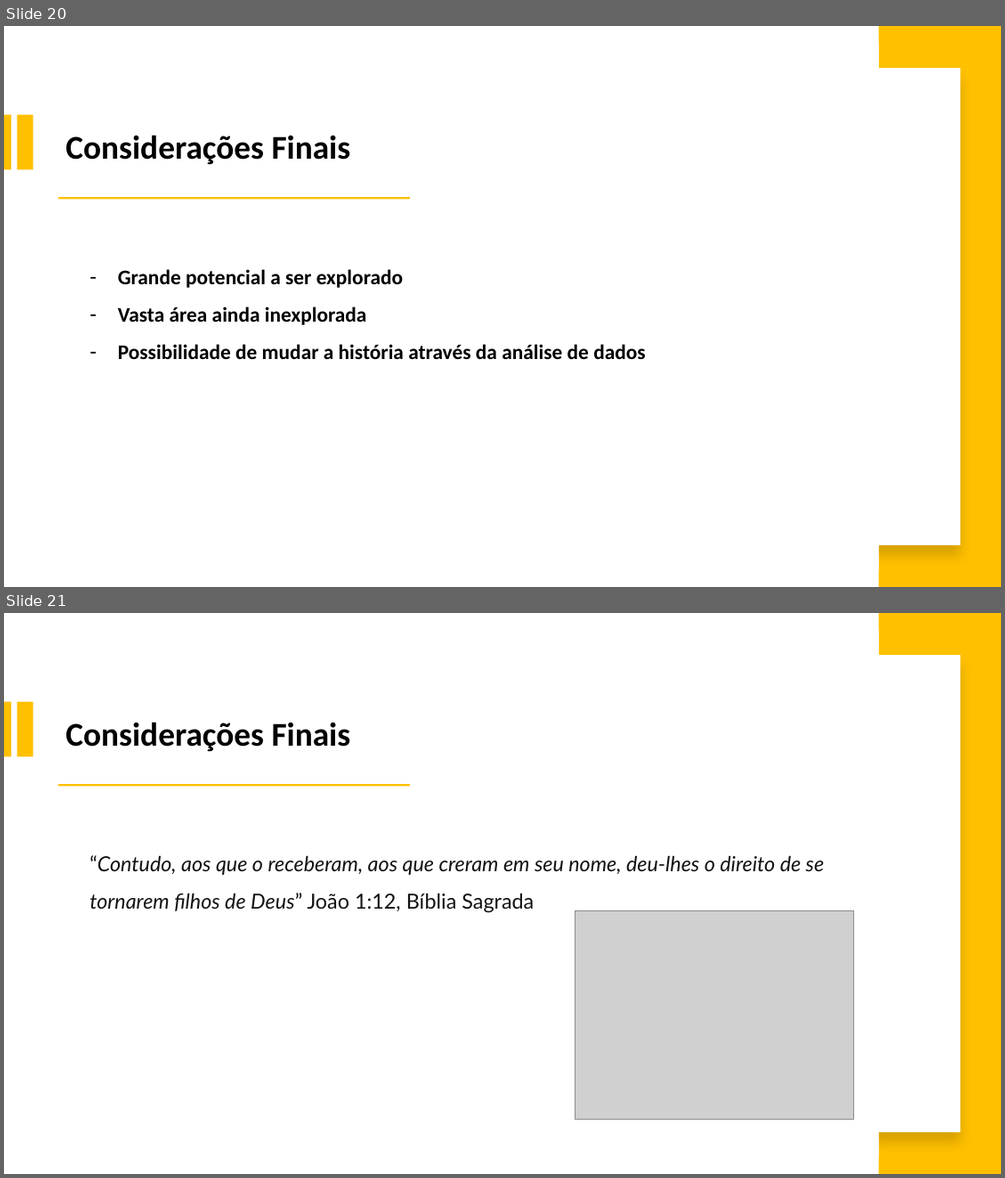
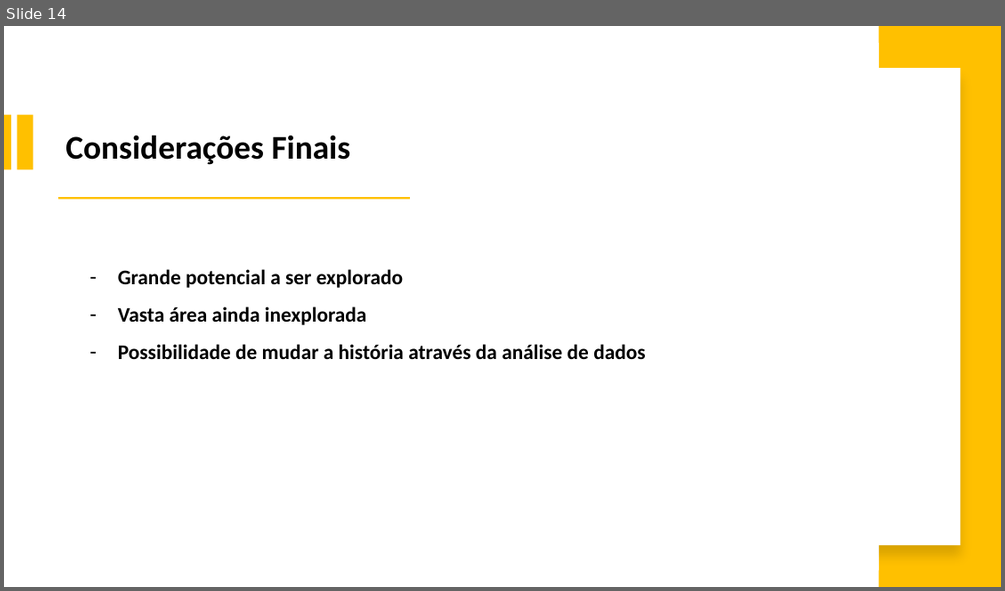
Before and after one commit to israeljmcarvalho/portfolioicarvalho, a slide deck: slides/Slides Portfólio Israel J. M. Carvalho.pptx. Shown one above the other, each under a label of ours: slides 20 and 21 before the commit, slide 14 after it. The pictures are 1005x1178 and 1005x591 pixels, drawn with LibreOffice and Linux fonts; fonts in the diff are those of the drawing; grey boxes stand for pictures. Boxes give left, top, right and bottom in pixels: in the first picture for what was removed or moved away, otherwise in the second. Text is boxed around its words. In the diff, an @@ line names an element or a change of style, - is before the commit and + after.

```diff
--- a/slides/Slides Portfólio Israel J. M. Carvalho.pptx
+++ b/slides/Slides Portfólio Israel J. M. Carvalho.pptx
@@ slide 21 removed at [4, 613, 1001, 1174], background #FFFFFF @@
@@ rectangle removed at [430, 630, 879, 1158] @@
@@ rectangle removed at [879, 613, 1001, 1174] @@
@@ rectangle removed at [469, 655, 961, 1132] @@
@@ rectangle removed at [4, 701, 11, 756] @@
@@ rectangle removed at [16, 701, 32, 756] @@
@@ text removed at [65, 722, 351, 752] @@
-Considerações Finais
@@ rectangle removed at [58, 784, 410, 787] @@
@@ text removed at [89, 855, 824, 913] @@
-    “Contudo, aos que o receberam, aos que creram em seu nome, deu-lhes o direito de se tornarem filhos de Deus” João 1:12, Bíblia Sagrada
@@ picture removed at [575, 910, 854, 1119] @@
@@ what was slide 20 is now slide 14 @@
```
Also in this commit, not shown: 5 slides changed, 2 slides added, 7 other slides removed, 13 other files.
